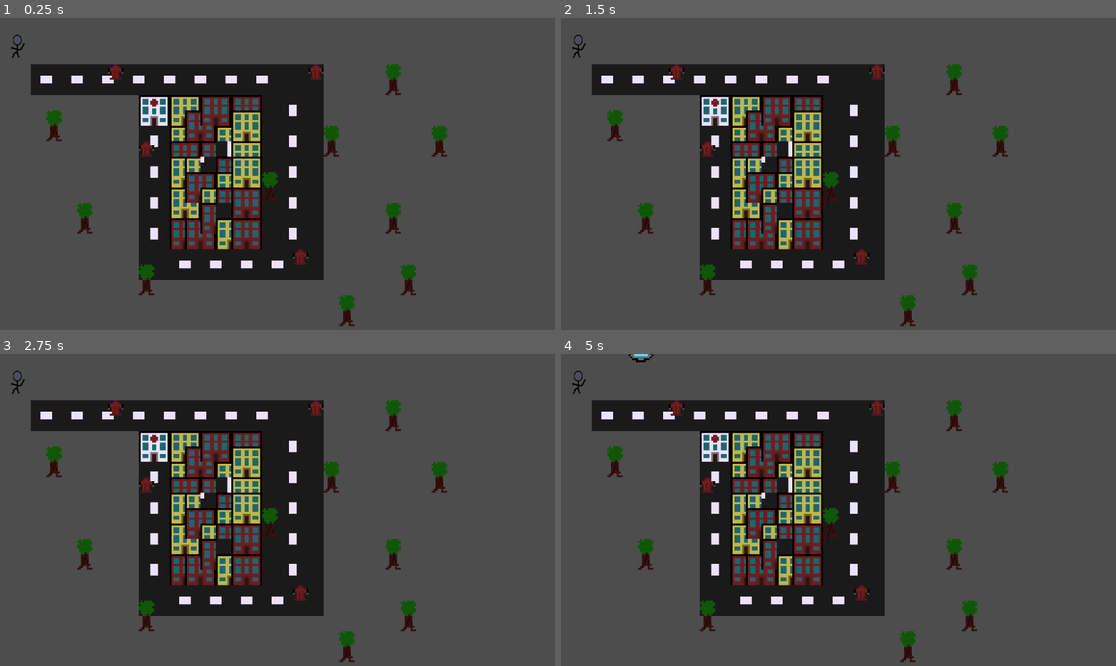
Above: before the commit, frames 1-4 (two rows, left to right).
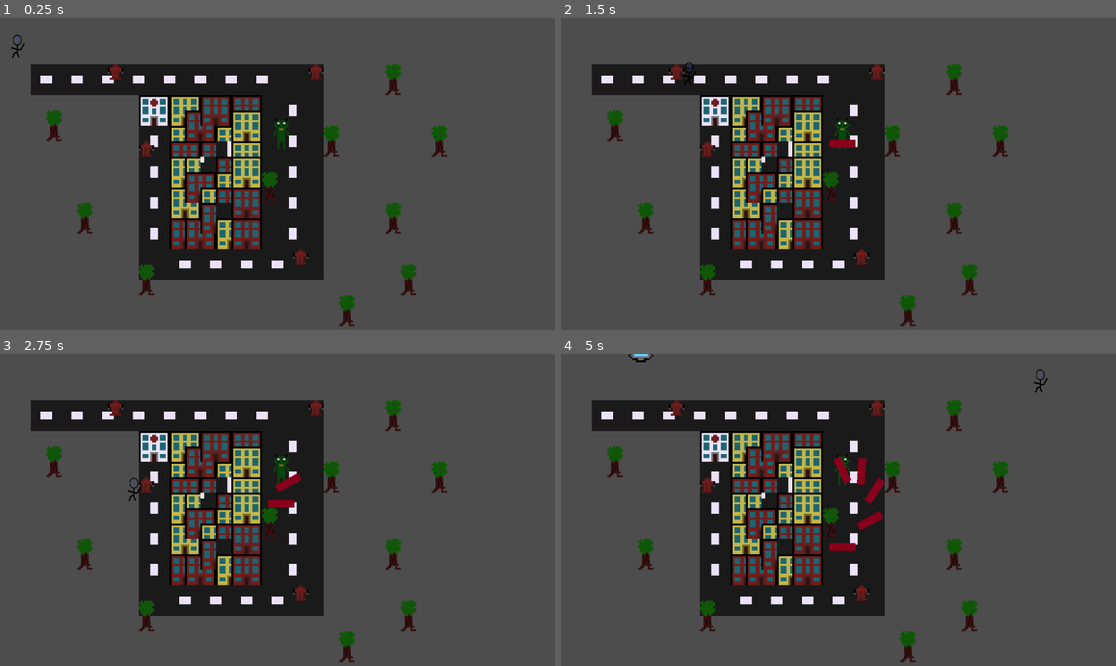
Above: after the commit, the same moments.

Repository: Lila-Kuhlt/Close-Encounters-of-the-Jeff-Kind
Game: Godot game, scene res://scenes/World.tscn
Two runs of this game, one before a commit and one after it. Both use one fixed random seed, a clock stepped at 60 frames per second and the inputs below.
Inputs:
- Up to frame 1 (0.25 s): no input
- Up to frame 2 (1.5 s): tap Enter at 0.5 s; hold D (right) 0.53-1.28 s; tap Space (shoot) at 0.6, 1.35 s; hold S (down) from 1.28 s (still down)
- Up to frame 3 (2.75 s): tap Space (shoot) at 2, 2.1 s; release S (down) at 2.03 s; hold D (right) from 2.03 s (still down)
- Up to frame 4 (5 s): release D (right) at 2.78 s; hold W (up) 2.78-3.53 s; tap Space (shoot) at 2.85, 3.6, 4.35 s; hold A (left) from 3.53 s (still down)

The runs differ from the first frame. In frame 1, 0.1% of the frame differs, in the area x 49-53%, y 32-43%; in frame 2, 0.3%; in frame 3, 0.5%; in frame 4, 0.8%, in the area x 2-88%, y 4-64%.
Error before the commit: Parse Error: Preload file "res://scenes/Bullet.tscn" does not exist. (res://scenes/Player.gd:4)
Error after the commit: Invalid assignment of property or key 'vel' with value of type 'Vector2' on a base object of type 'CharacterBody2D (Bullet.gd)'. (res://scenes/Player.gd:47)

Commit message:
hotfix

Diff:
--- a/godot/scenes/Player.gd
+++ b/godot/scenes/Player.gd
@@ -1,7 +1,7 @@
 extends CharacterBody2D
 
 const Package = preload("res://scenes/Package.tscn")
-const Bullet = preload("res://scenes/Bullet.tscn")
+const Bullet = preload("res://scenes/bullets/Point.Bullet.tscn")
 
 const SPEED: float = 300.0
 const MAX_QUEUE_SIZE: int = 5
--- a/godot/scenes/World.tscn
+++ b/godot/scenes/World.tscn
@@ -1,10 +1,10 @@
-[gd_scene load_steps=10 format=3 uid="uid://bbquwrshbt744"]
+[gd_scene load_steps=10 format=3 uid="uid://bkxrlf0524qe0"]
 
 [ext_resource type="Texture2D" uid="uid://dtljv0yknrayy" path="res://assets/ground-tileset.png" id="1_mf6op"]
 [ext_resource type="Script" path="res://scenes/World.gd" id="1_oh1tc"]
 [ext_resource type="PackedScene" uid="uid://c7xru3o3piygv" path="res://scenes/Player.tscn" id="1_q82cg"]
 [ext_resource type="Texture2D" uid="uid://ch7b2bs8cd3ki" path="res://assets/object-tileset.png" id="2_faexy"]
-[ext_resource type="PackedScene" uid="uid://dlcrfc67k1jkt" path="res://scenes/Alien.tscn" id="5_qx0gr"]
+[ext_resource type="PackedScene" uid="uid://c6jdmb3t0ocsp" path="res://scenes/aliens/Alien.tscn" id="5_qx0gr"]
 
 [sub_resource type="TileSetAtlasSource" id="TileSetAtlasSource_me0c7"]
 resource_name = "ground1"
--- a/godot/scenes/aliens/Alien.tscn
+++ b/godot/scenes/aliens/Alien.tscn
@@ -10,7 +10,7 @@
 [node name="Alien" type="CharacterBody2D"]
 scale = Vector2(4, 4)
 collision_layer = 2
-collision_mask = 2
+collision_mask = 6
 motion_mode = 1
 script = ExtResource("1_man3h")
 
--- a/godot/scenes/bullets/Point.Bullet.tscn
+++ b/godot/scenes/bullets/Point.Bullet.tscn
@@ -9,7 +9,7 @@
 [node name="PointBullet" type="CharacterBody2D"]
 scale = Vector2(4, 4)
 collision_layer = 0
-collision_mask = 0
+collision_mask = 4
 motion_mode = 1
 script = ExtResource("1_xmb74")
 
